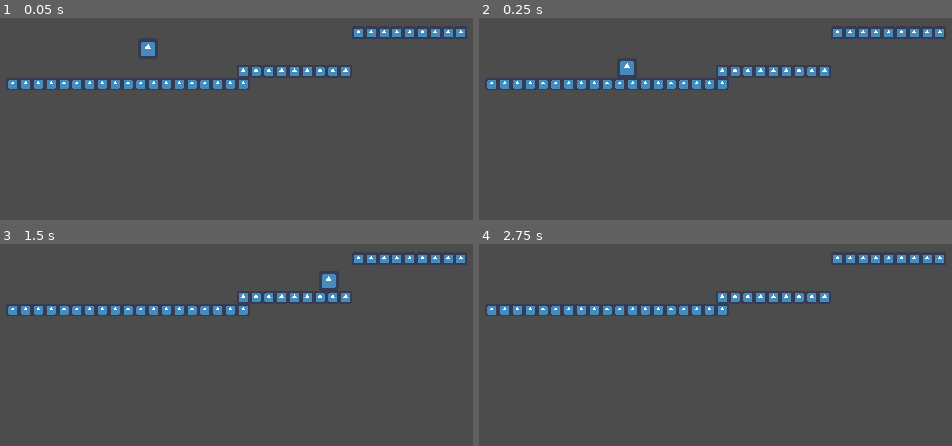
Above: before the commit, frames 1-4 (two rows, left to right).
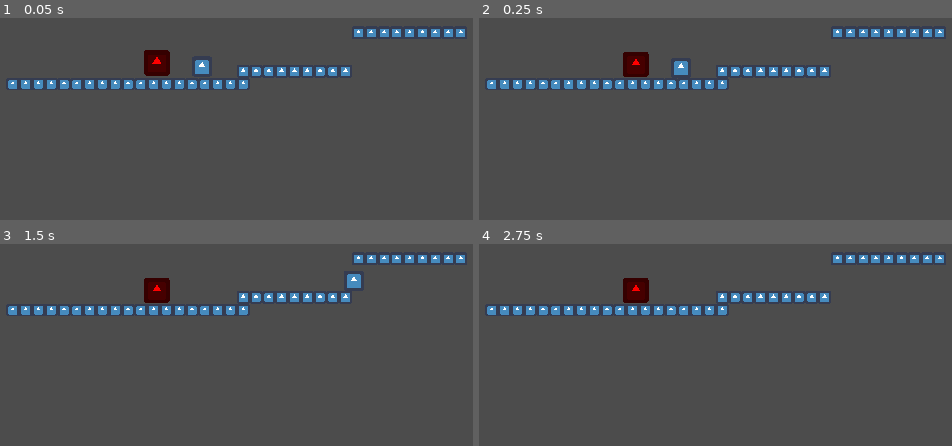
Above: after the commit, the same moments.

Repository: Cosebdd/CosmoDream
Game: Godot game, scene res://world/World.tscn
Two runs of this game, one before a commit and one after it. Both use one fixed random seed, a clock stepped at 60 frames per second and the inputs below. The engine's default icon, where the game draws it, is replaced by a stand-in: a white triangle on a blue panel in a dark square.
Inputs:
- Up to frame 1 (0.05 s): no input
- Up to frame 2 (0.25 s): no input
- Up to frame 3 (1.5 s): tap Enter at 0.5 s; hold Right (move_right) from 0.53 s (still down); tap Space (jump) at 0.77 s
- Up to frame 4 (2.75 s): tap Space (jump) at 1.52 s; release Right (move_right) at 2.03 s; hold Left (move_left) from 2.03 s (still down)

The runs differ from the first frame. In frame 1, 1.0% of the frame differs, in the area x 29-45%, y 11-29%; in frame 2, 0.9%; in frame 3, 1.1%, in the area x 30-77%, y 14-30%; in frame 4, 0.7%.

Commit message:
Add dummy enemy with hurtbox, add dummy hitbox to player

Diff:
--- /dev/null
+++ b/kinematic-objects/enemy/Enemy.gd
@@ -0,0 +1,12 @@
+extends KinematicObject
+
+
+func _physics_process(_delta) -> void:
+	apply_gravity()
+	process(Vector2.ZERO)
+
+func _on_Hurtbox_hit_taken(damage: int) -> void:
+	hit_points = clamp(hit_points - damage, 0, max_health)
+
+	if hit_points == 0:
+		queue_free()
--- /dev/null
+++ b/kinematic-objects/enemy/Enemy.tscn
@@ -0,0 +1,35 @@
+[gd_scene load_steps=6 format=2]
+
+[ext_resource path="res://icon.png" type="Texture" id=1]
+[ext_resource path="res://areas/hurtbox/Hurtbox.tscn" type="PackedScene" id=2]
+[ext_resource path="res://kinematic-objects/enemy/Enemy.gd" type="Script" id=3]
+
+[sub_resource type="RectangleShape2D" id=1]
+extents = Vector2( 5.5, 6 )
+
+[sub_resource type="RectangleShape2D" id=2]
+extents = Vector2( 6.5, 6.5 )
+
+[node name="Enemy" type="KinematicBody2D"]
+script = ExtResource( 3 )
+
+[node name="Sprite" type="Sprite" parent="."]
+modulate = Color( 1, 0, 0, 1 )
+position = Vector2( -6, -13 )
+scale = Vector2( 0.2, 0.2 )
+texture = ExtResource( 1 )
+centered = false
+
+[node name="CollisionShape2D" type="CollisionShape2D" parent="."]
+position = Vector2( 0.5, -6 )
+shape = SubResource( 1 )
+
+[node name="Hurtbox" parent="." instance=ExtResource( 2 )]
+
+[node name="CollisionShape2D" type="CollisionShape2D" parent="Hurtbox"]
+position = Vector2( 0.5, -6.5 )
+shape = SubResource( 2 )
+
+[connection signal="hit_taken" from="Hurtbox" to="." method="_on_Hurtbox_hit_taken"]
+
+[editable path="Hurtbox"]
--- a/kinematic-objects/player/Player.tscn
+++ b/kinematic-objects/player/Player.tscn
@@ -1,5 +1,6 @@
-[gd_scene load_steps=5 format=2]
+[gd_scene load_steps=7 format=2]
 
+[ext_resource path="res://areas/hitbox/Hitbox.tscn" type="PackedScene" id=1]
 [ext_resource path="res://kinematic-objects/player/Player.gd" type="Script" id=2]
 [ext_resource path="res://icon.png" type="Texture" id=3]
 
@@ -13,6 +14,9 @@
 
 [sub_resource type="RectangleShape2D" id=2]
 extents = Vector2( 5, 5 )
+
+[sub_resource type="RectangleShape2D" id=3]
+extents = Vector2( 1.5, 1.5 )
 
 [node name="Player" type="KinematicBody2D"]
 collision_layer = 2
@@ -29,3 +33,11 @@
 [node name="CollisionShape2D" type="CollisionShape2D" parent="."]
 position = Vector2( 0, -5 )
 shape = SubResource( 2 )
+
+[node name="Hitbox" parent="." instance=ExtResource( 1 )]
+
+[node name="CollisionShape2D" type="CollisionShape2D" parent="Hitbox"]
+position = Vector2( 6, -5 )
+shape = SubResource( 3 )
+
+[editable path="Hitbox"]
--- a/world/World.tscn
+++ b/world/World.tscn
@@ -1,7 +1,8 @@
-[gd_scene load_steps=6 format=2]
+[gd_scene load_steps=7 format=2]
 
 [ext_resource path="res://kinematic-objects/player/Player.tscn" type="PackedScene" id=1]
 [ext_resource path="res://icon.png" type="Texture" id=2]
+[ext_resource path="res://kinematic-objects/enemy/Enemy.tscn" type="PackedScene" id=3]
 
 [sub_resource type="ConvexPolygonShape2D" id=1]
 points = PoolVector2Array( 0, 0, 64, 0, 64, 64, 0, 64 )
@@ -48,4 +49,7 @@
 tile_data = PoolIntArray( 852003, 0, 0, 852004, 0, 0, 852005, 0, 0, 852006, 0, 0, 852007, 0, 0, 852008, 0, 0, 852009, 0 …(453 unchanged characters)…
 
 [node name="Player" parent="." instance=ExtResource( 1 )]
-position = Vector2( 122, 98 )
+position = Vector2( 149, 107 )
+
+[node name="Enemy" parent="." instance=ExtResource( 3 )]
+position = Vector2( 126, 107 )
